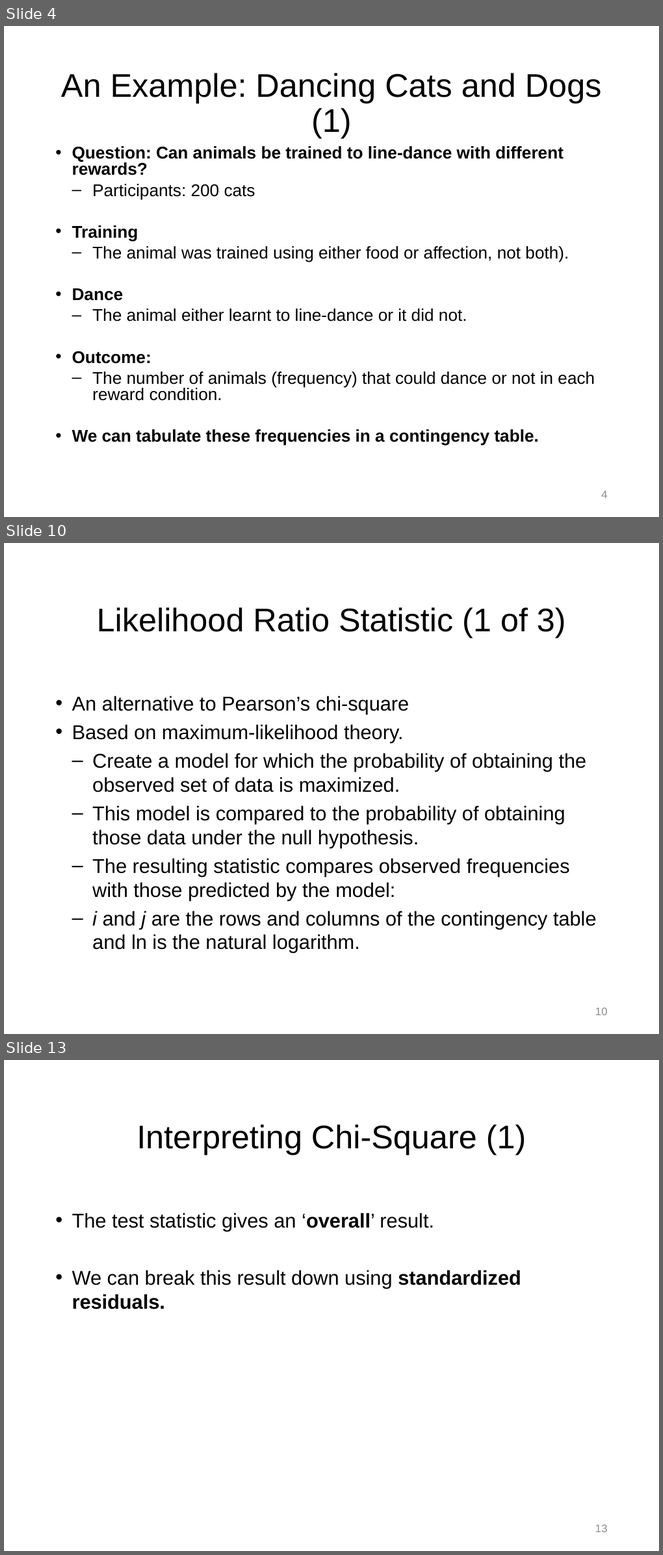
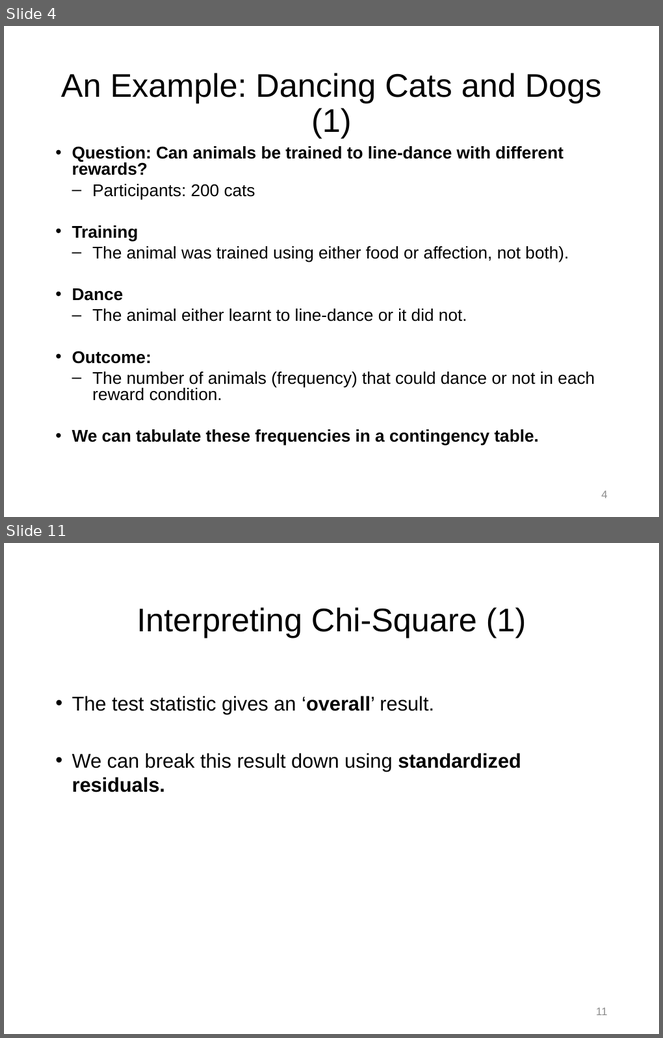
Before and after one commit to npm27/Teaching-Materials, a slide deck: Stats/Slides/10 Chapter 19 Slides.pptx. Shown one above the other, each under a label of ours: slides 4, 10 and 13 before the commit, slides 4 and 11 after it; the slides between them are not shown. The pictures are 663x1555 and 663x1038 pixels, drawn with LibreOffice and Linux fonts; fonts in the diff are those of the drawing. Boxes give left, top, right and bottom in pixels: in the first picture for what was removed or moved away, otherwise in the second. Text is boxed around its words. In the diff, an @@ line names an element or a change of style, - is before the commit and + after.

```diff
--- a/Stats/Slides/10 Chapter 19 Slides.pptx
+++ b/Stats/Slides/10 Chapter 19 Slides.pptx
@@ slide 10 removed at (x1=4, y1=543, x2=659, y2=1034), background #FFFFFF @@
@@ title removed at (x1=97, y1=607, x2=566, y2=638) @@
-Likelihood Ratio Statistic (1 of 3)
@@ text removed at (x1=72, y1=696, x2=597, y2=953) @@
-• An alternative to Pearson’s chi-square
-• Based on maximum-likelihood theory.
-  – Create a model for which the probability of obtaining the observed set of data is maximized.
-  – This model is compared to the probability of obtaining those data under the null hypothesis.
-  – The resulting statistic compares observed frequencies with those predicted by the model:
-  – i and j are the rows and columns of the contingency table and ln is the natural logarithm.
@@ page number removed at (x1=596, y1=1008, x2=608, y2=1016) @@
-10
@@ what was slide 13 is now slide 11 @@
@@ page number at (x1=596, y1=1008, x2=607, y2=1016): text changed @@
-13
+11
```
Also in this commit, not shown: 6 slides changed, 1 slide added, 2 other slides removed.
